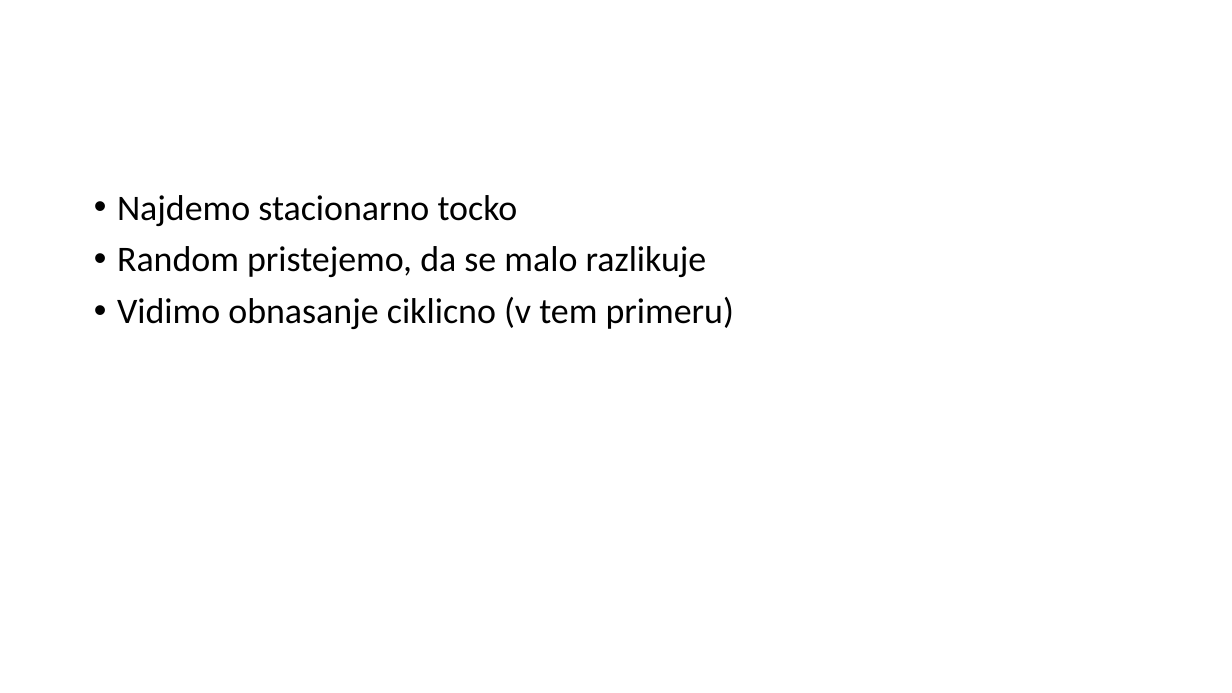
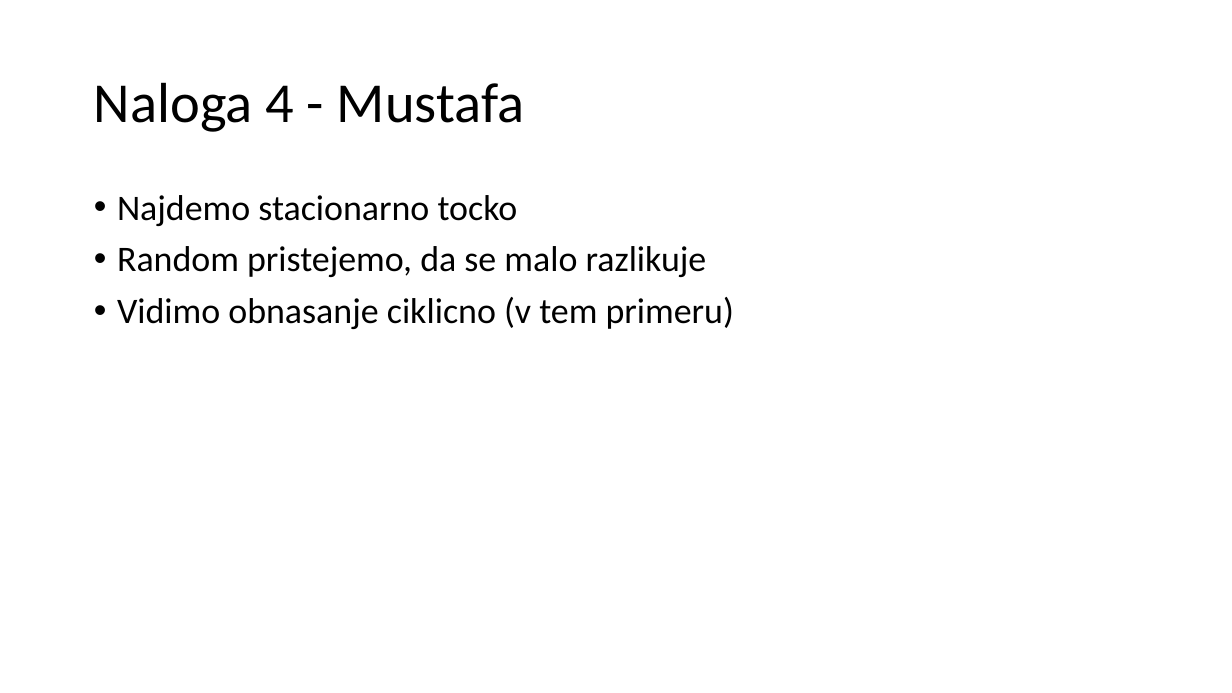
Before and after one commit to DomenMohorcic/Population-dynamics-in-the-food-chain, a slide deck: slide 8 of docs/predstavitev_text.pptx. Drawn at 1232x693 pixels with LibreOffice and Linux fonts; fonts in the diff are those of the drawing. Boxes give left, top, right and bottom in pixels: in the first picture for what was removed or moved away, otherwise in the second. Text is boxed around its words. In the diff, an @@ line names an element or a change of style, - is before the commit and + after.

```diff
--- a/docs/predstavitev_text.pptx
+++ b/docs/predstavitev_text.pptx
@@ title added at box(94, 82, 525, 132), 44 pt, text #000000 @@
+Naloga 4 - Mustafa
```
Also in this commit, not shown: 11 other slides changed, 1 other file.
